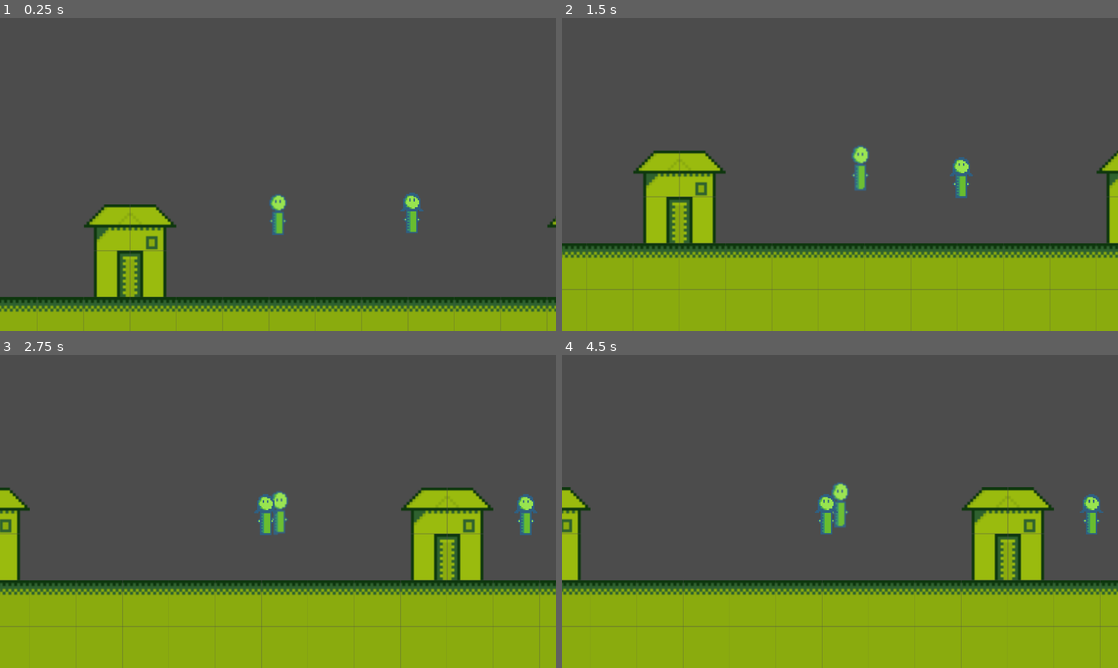
Above: before the commit, frames 1-4 (two rows, left to right).
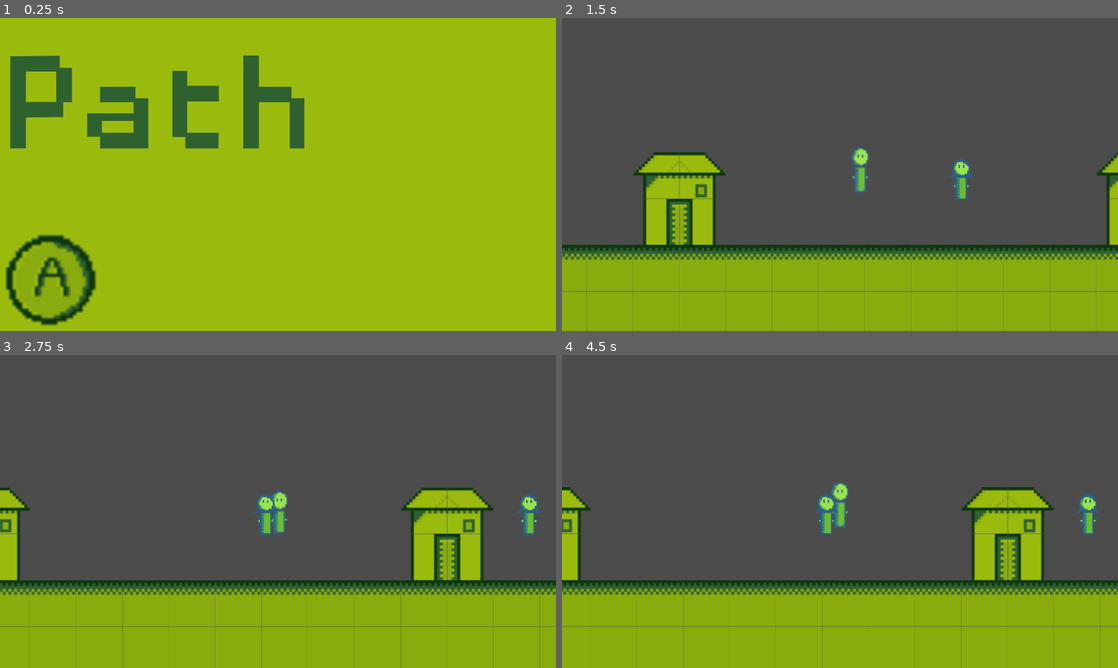
Above: after the commit, the same moments.

Repository: JamesPoole/godot-game
Game: Godot game, scene res://TitleScreen.tscn
Two runs of this game, one before a commit and one after it. Both use one fixed random seed, a clock stepped at 60 frames per second and the inputs below. Before the commit the project starts from res://game.tscn.
Inputs (mouse positions are in pixels of both pictures, inside the frame that each line leads up to):
- Up to frame 1 (0.25 s): no input
- Up to frame 2 (1.5 s): click (840, 280) at 0.52 s; hold Right (ui_right) from 1.28 s (still down); tap E (interact) at 1.35 s
- Up to frame 3 (2.75 s): keep holding Right (ui_right); tap Up (ui_up) at 1.52, 2.27 s; tap E (interact) at 2.1 s
- Up to frame 4 (4.5 s): release Right (ui_right) at 2.78 s; hold Left (ui_left) 2.78-3.53 s; tap E (interact) at 2.85, 3.6, 4.35 s; hold Right (ui_right) from 3.53 s (still down); tap Up (ui_up) at 3.77 s

The runs differ from the first frame. In frame 1, 92% of the frame differs, in the area x 0-100%, y 0-100%; in frame 2, 4.1%; in frame 3, 0.3%; in frame 4, 0.3%.

Commit message:
make title screen the default

Diff:
--- a/TitleScreen.gd
+++ b/TitleScreen.gd
@@ -3,7 +3,12 @@
 func _ready():
 	pass
 
+func start_game():
+	get_tree().change_scene('res://game.tscn')
+
 func _physics_process(delta):
 	if Input.is_action_just_released("interact"):
-		print('pressed')
-		get_tree().change_scene('res://game.tscn')
+		start_game()
+
+func _on_A_Button_button_up():
+	start_game()
--- a/TitleScreen.tscn
+++ b/TitleScreen.tscn
@@ -34,7 +34,7 @@
 text = "Path"
 scroll_active = false
 
-[node name="TextureButton" type="TextureButton" parent="Panel/Rows"]
+[node name="A_Button" type="TextureButton" parent="Panel/Rows"]
 margin_top = 486.0
 margin_right = 1280.0
 margin_bottom = 720.0
@@ -44,3 +44,5 @@
 texture_normal = ExtResource( 3 )
 expand = true
 stretch_mode = 4
+
+[connection signal="button_up" from="Panel/Rows/A_Button" to="." method="_on_A_Button_button_up"]
--- a/project.godot
+++ b/project.godot
@@ -21,7 +21,7 @@
 [application]
 
 config/name="project"
-run/main_scene="res://game.tscn"
+run/main_scene="res://TitleScreen.tscn"
 config/icon="res://icon.png"
 
 [display]
